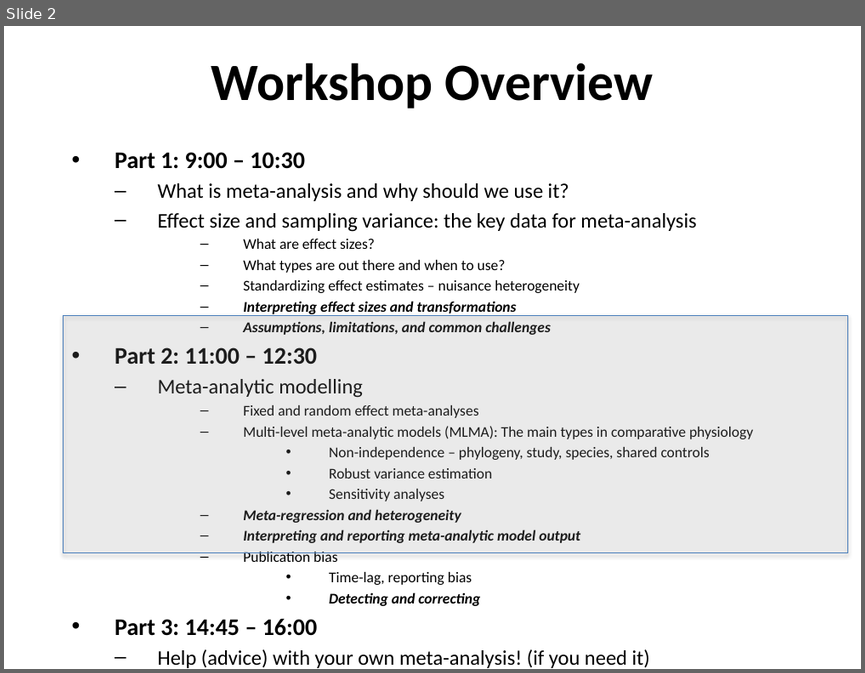
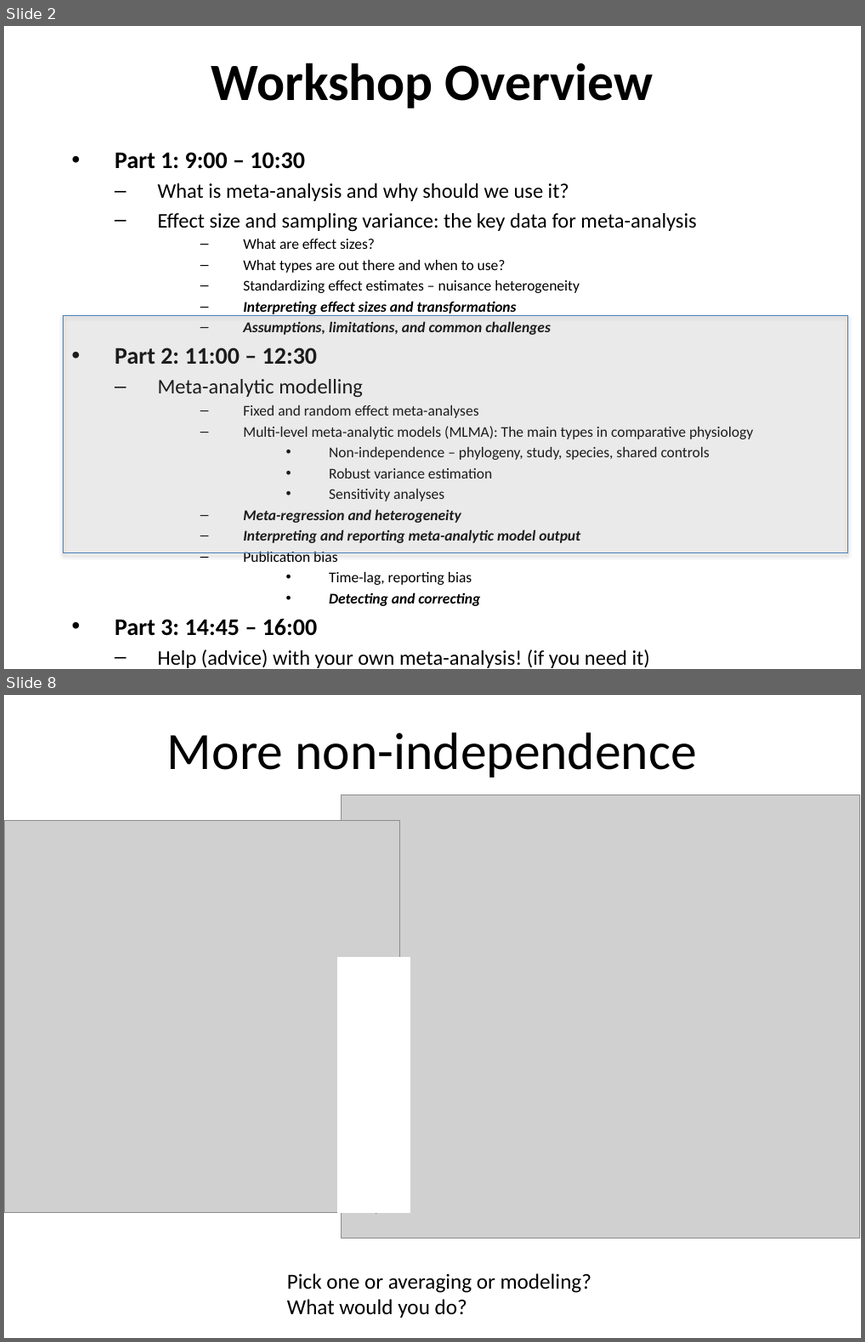
Before and after one commit to daniel1noble/meta-workshop, a slide deck: slides/2.Models.pptx. Shown one above the other, each under a label of ours: slide 2 before the commit, slides 2 and 8 after it; the slides between them are not shown. The pictures are 865x673 and 865x1342 pixels, drawn with LibreOffice and Linux fonts; fonts in the diff are those of the drawing; grey boxes stand for pictures. Boxes give left, top, right and bottom in pixels: in the first picture for what was removed or moved away, otherwise in the second. Text is boxed around its words. In the diff, an @@ line names an element or a change of style, - is before the commit and + after.

```diff
--- a/slides/2.Models.pptx
+++ b/slides/2.Models.pptx
@@ slide 8 added at [4, 695, 861, 1338], background #FFFFFF @@
@@ title added at [167, 732, 697, 777], 44 pt, text #000000 @@
+More non-independence
@@ picture added at [341, 795, 860, 1238] @@
@@ picture added at [4, 820, 400, 1213] @@
@@ rectangle added at [338, 957, 410, 1213], fill #FFFFFF, outline #FFFFFF 0.75 pt @@
@@ text added at [287, 1273, 591, 1317], 18 pt, text #000000 @@
+Pick one or averaging or modeling?
+What would you do?
```
Also in this commit, not shown: 5 other slides added, 1 slide removed.
